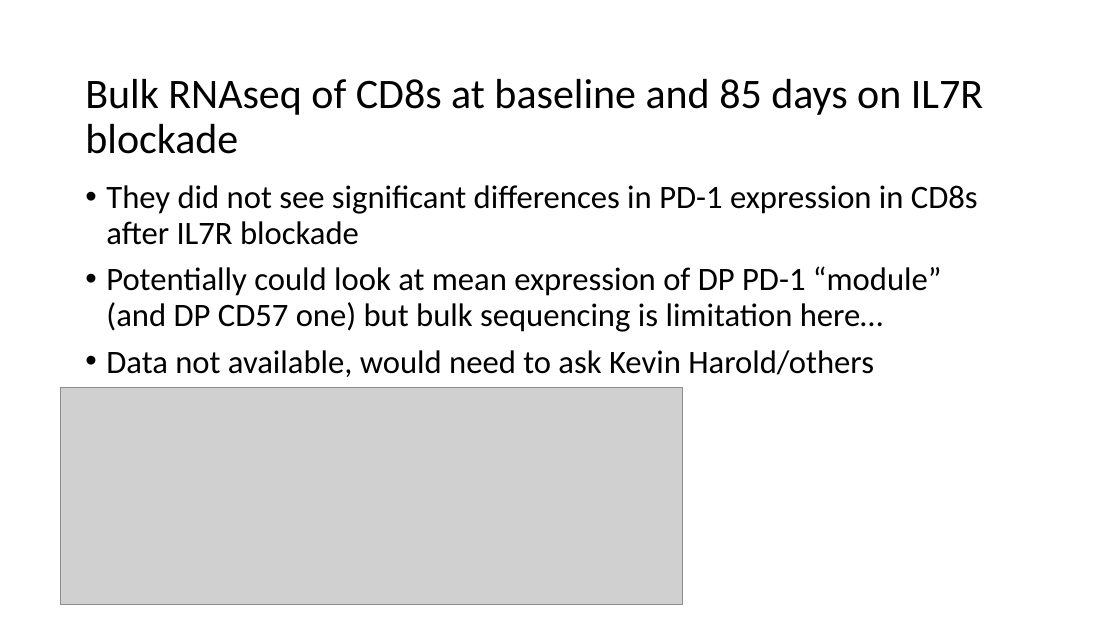
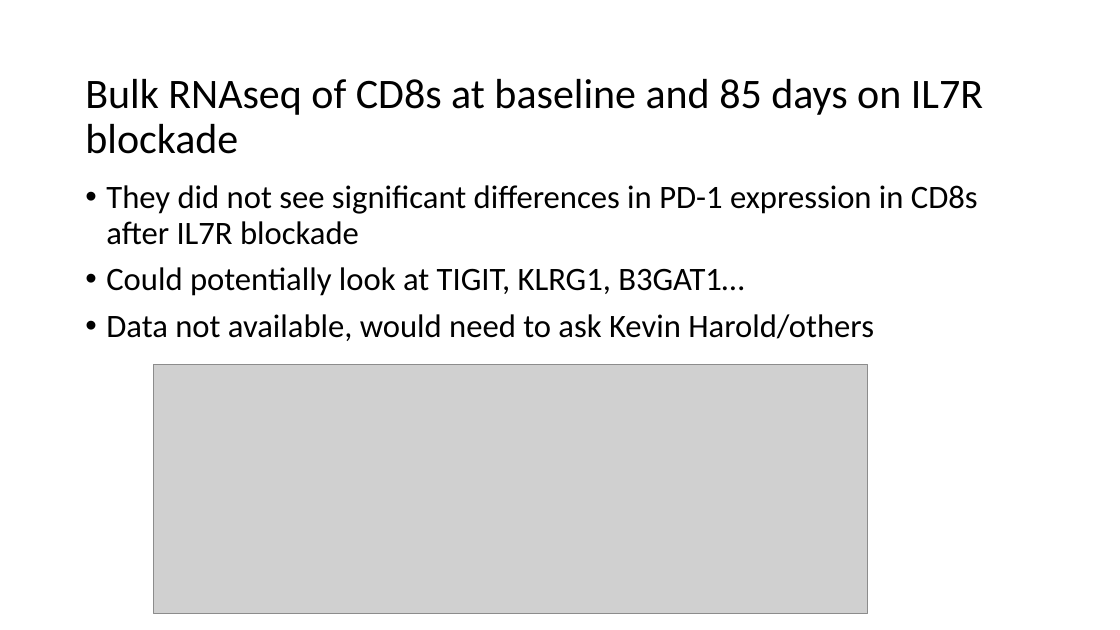
Before and after one commit to tybottorff/bottorffdocs, a slide deck: slide 9 of presentations/weekly_meetings/2024_11_21.pptx (slide 7 before the commit). Drawn at 1120x630 pixels with LibreOffice and Linux fonts; fonts in the diff are those of the drawing; grey boxes stand for pictures. Boxes give left, top, right and bottom in pixels: in the first picture for what was removed or moved away, otherwise in the second. Text is boxed around its words. In the diff, an @@ line names an element or a change of style, - is before the commit and + after.

Commit message:
Add NCI baseline progress

```diff
--- a/presentations/weekly_meetings/2024_11_21.pptx
+++ b/presentations/weekly_meetings/2024_11_21.pptx
@@ text at <box>106,267,744,296</box>: text changed @@
-• Potentially could look at mean expression of DP PD-1 “module” (and DP CD57 one) but bulk sequencing is limitation here…
+• Could potentially look at TIGIT, KLRG1, B3GAT1…
@@ picture: place and size @@
-picture at <box>60,387,682,604</box>
+picture at <box>154,365,868,614</box>
```
Also in this commit, not shown: 3 other slides changed, 3 slides added, 1 slide removed.
